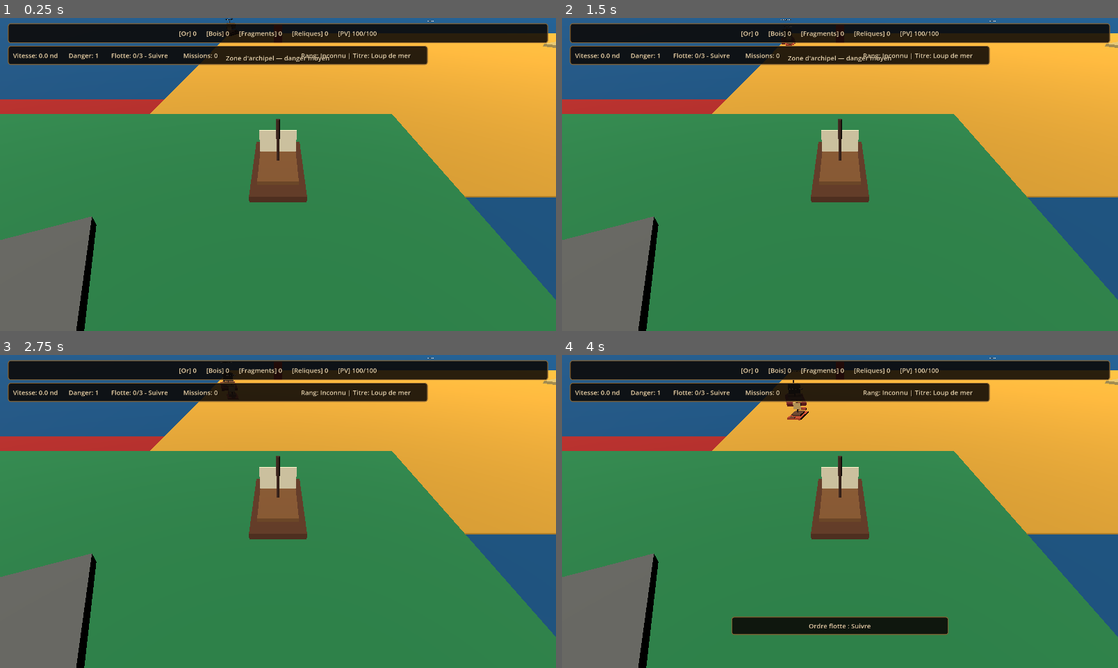
Above: before the commit, frames 1-4 (two rows, left to right).
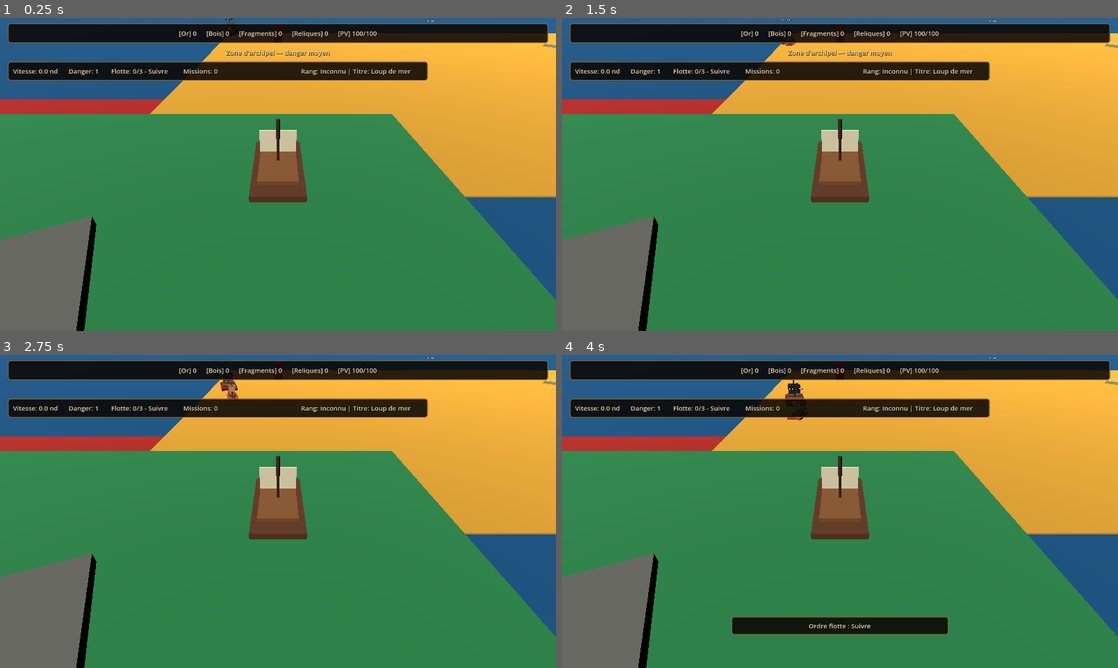
Above: after the commit, the same moments.

Repository: blou132/jeux-pirate
Game: Godot game, scene res://scenes/world/World.tscn
Same seed, same stepped clock (60 frames per second), same inputs: the game is played once before the commit and once after it.
Inputs (mouse positions are in pixels of both pictures, inside the frame that each line leads up to):
- Up to frame 1 (0.25 s): no input
- Up to frame 2 (1.5 s): tap Enter at 0.5 s; move the mouse to (962, 158) at 0.52 s; hold D 0.53-1.25 s; tap R at 0.6 s; click (962, 158) at 0.67 s; tap Space at 1.25 s; drag from (728, 190) to (812, 237) at 1.27 s
- Up to frame 3 (2.75 s): tap Enter at 2 s; move the mouse to (333, 442) at 2.02 s; hold D from 2.03 s (still down); hold Q from 2.03 s (still down)
- Up to frame 4 (4 s): release D at 2.75 s; release Q at 2.75 s; drag from (812, 574) to (673, 464) at 2.77 s; move the mouse to (1006, 558) at 3.52 s; hold A from 3.53 s (still down); tap F at 3.6 s

The runs differ from the first frame. In frame 1, 8.1% of the frame differs, in the area x 1-77%, y 8-20%; in frame 2, 8.1%; in frame 3, 8.1%; in frame 4, 8.0%.

Commit message:
fix: prevent zone notification from overlapping HUD

Diff:
--- a/scenes/ui/HUD.tscn
+++ b/scenes/ui/HUD.tscn
@@ -55,9 +55,9 @@
 [node name="CompactSailingPanel" type="PanelContainer" parent="HUDRoot"]
 layout_mode = 1
 offset_left = 18.0
-offset_top = 64.0
+offset_top = 100.0
 offset_right = 980.0
-offset_bottom = 108.0
+offset_bottom = 144.0
 mouse_filter = 2
 
 [node name="CompactRow" type="HBoxContainer" parent="HUDRoot/CompactSailingPanel"]
@@ -320,8 +320,8 @@
 layout_mode = 1
 anchors_preset = 10
 anchor_right = 1.0
-offset_top = 66.0
-offset_bottom = 118.0
+offset_top = 64.0
+offset_bottom = 94.0
 grow_horizontal = 2
 mouse_filter = 2
 
